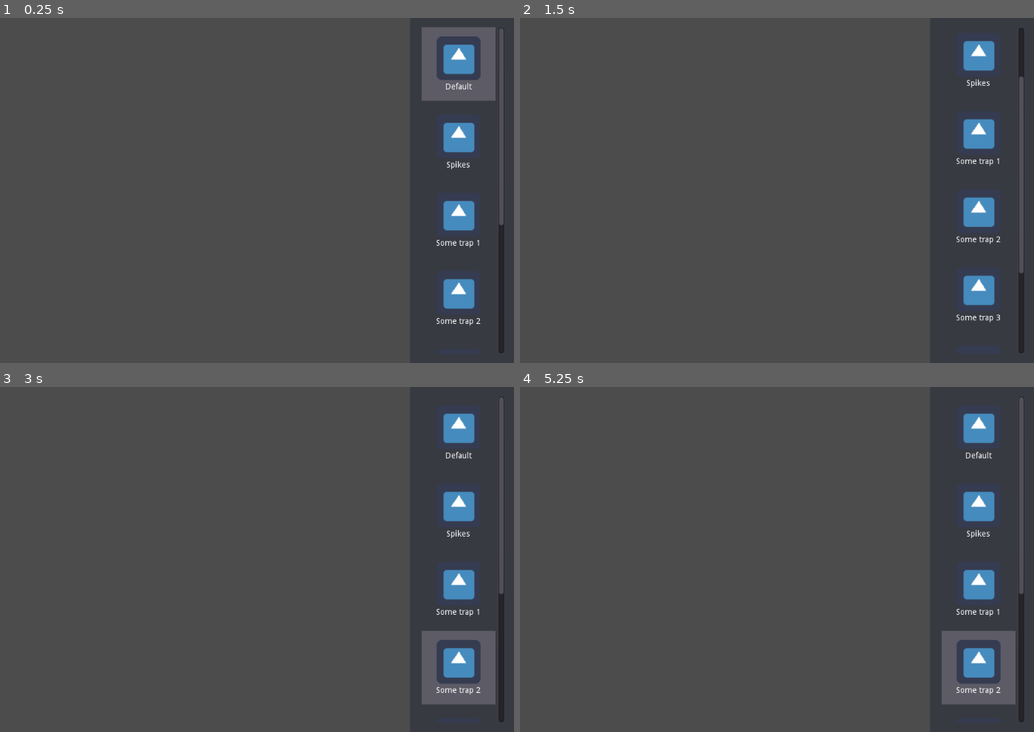
Above: before the commit, frames 1-4 (two rows, left to right).
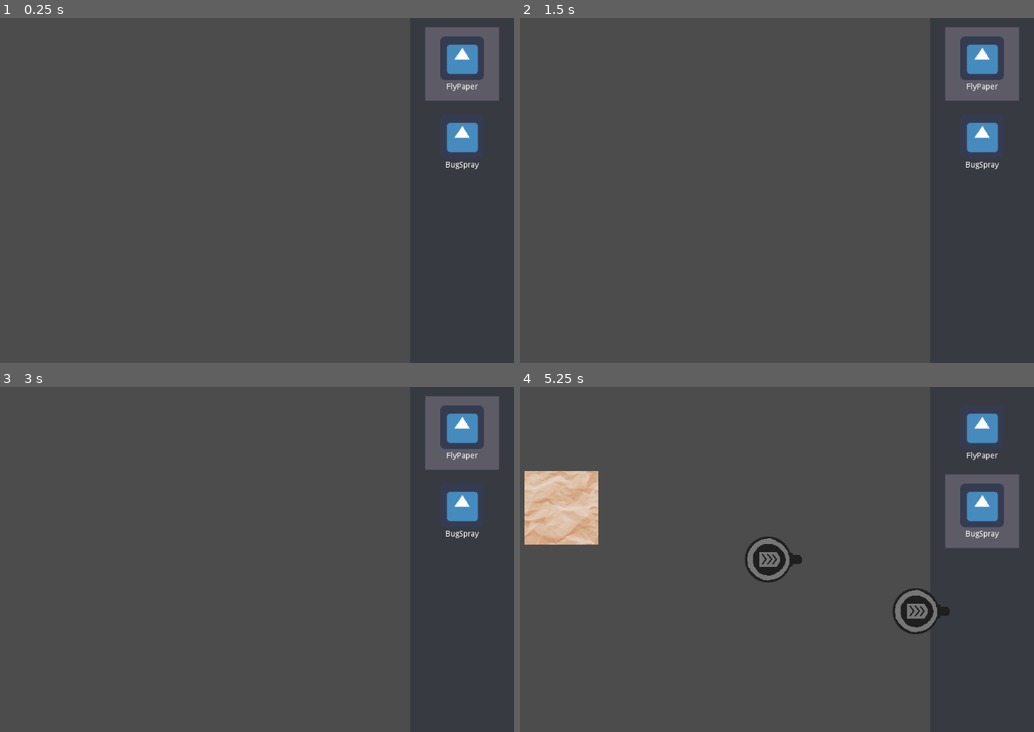
Above: after the commit, the same moments.

Repository: warriormaster12/SlimeNation
Game: Godot game, scene res://PhaseBuild/Root/Root.tscn
Same seed, same stepped clock (60 frames per second), same inputs: the game is played once before the commit and once after it. The engine's default icon, where the game draws it, is replaced by a stand-in: a white triangle on a blue panel in a dark square.
Inputs (mouse positions are in pixels of both pictures, inside the frame that each line leads up to):
- Up to frame 1 (0.25 s): no input
- Up to frame 2 (1.5 s): tap Enter at 0.5 s; move the mouse to (977, 62) at 0.52 s; press the mouse at (977, 62) at 0.53 s; tap Mouse wheel down (game_build_select_next_trap) at 0.8, 1.35 s; tap Space at 1.25 s; move the mouse to (977, 100) at 1.27 s; release the mouse at (977, 100) at 1.28 s; click (977, 100) at 1.42 s
- Up to frame 3 (3 s): tap Mouse wheel up (game_build_select_prev_trap) at 1.55, 2.1 s; tap Enter at 2 s; move the mouse to (457, 549) at 2.02 s; hold 1 (game_build_select_trap_1) 2.03-2.78 s; click (457, 549) at 2.17 s; tap Space at 2.75 s; move the mouse to (457, 666) at 2.77 s; tap 1 (game_build_select_trap_1) at 2.85 s; click (457, 666) at 2.92 s
- Up to frame 4 (5.25 s): tap 2 (game_build_select_trap_2) at 3.05 s; tap Enter at 3.5 s; move the mouse to (915, 611) at 3.52 s; hold 2 (game_build_select_trap_2) 3.53-4.28 s; click (915, 611) at 3.67 s; tap 3 (game_build_select_trap_3) at 3.8, 4.35 s; tap Space at 4.25 s; move the mouse to (561, 507) at 4.27 s; click (561, 507) at 4.42 s; tap 4 (game_build_select_trap_4) at 4.55 s; move the mouse to (766, 559) at 5.02 s; hold 4 (game_build_select_trap_4) from 5.03 s (still down); click (766, 559) at 5.17 s

The runs differ from the first frame. In frame 1, 2.9% of the frame differs, in the area x 82-98%, y 2-98%; in frame 2, 4.6%; in frame 3, 6.2%; in frame 4, 11%, in the area x 0-98%, y 2-98%.

Commit message:
feat: Trap spawning

Diff:
--- a/SlimeNation/PhaseBuild/Root/InputHandler.gd
+++ b/SlimeNation/PhaseBuild/Root/InputHandler.gd
@@ -1,47 +1,48 @@
 extends Node2D
 
 
-signal place_trap()
+signal place_trap(x, y)
 signal select_trap(index)
 signal select_next_trap()
 signal select_prev_trap()
 
 func _ready():
-    pass # Replace with function body.
+	pass # Replace with function body.
 
 func _unhandled_input(event):
-    if event.is_action_pressed("game_build_place"):
-        _log("Emit place_trap")
-        emit_signal("place_trap")
-    elif event.is_action_released("game_build_select_next_trap"):
-        # Must use released event for scroll wheel
-        _log("Emit select_next_trap")
-        emit_signal("select_next_trap")
-    elif event.is_action_released("game_build_select_prev_trap"):
-        # Must use released event for scroll wheel
-        _log("Emit select_prev_trap")
-        emit_signal("select_prev_trap")
-    elif event.is_action_pressed("game_build_select_trap_1"):
-        _log("Emit select_trap 0")
-        emit_signal("select_trap", 0)
-    elif event.is_action_pressed("game_build_select_trap_2"):
-        _log("Emit select_trap 1")
-        emit_signal("select_trap", 1)
-    elif event.is_action_pressed("game_build_select_trap_3"):
-        _log("Emit select_trap 2")
-        emit_signal("select_trap", 2)
-    elif event.is_action_pressed("game_build_select_trap_4"):
-        _log("Emit select_trap 3")
-        emit_signal("select_trap", 3)
-    elif event.is_action_pressed("game_build_select_trap_5"):
-        _log("Emit select_trap 4")
-        emit_signal("select_trap", 4)
-    elif event is InputEventKey and event.is_pressed():
-        if event.scancode == KEY_T:
-            _log("Register new trap 'New' with id '10'")
-            EntityDb.register_trap_id("New", 10)
+	if event.is_action_pressed("game_build_place"):
+		_log("Emit place_trap")
+		var pos = get_viewport().get_mouse_position();
+		emit_signal("place_trap", pos.x, pos.y)
+	elif event.is_action_released("game_build_select_next_trap"):
+		# Must use released event for scroll wheel
+		_log("Emit select_next_trap")
+		emit_signal("select_next_trap")
+	elif event.is_action_released("game_build_select_prev_trap"):
+		# Must use released event for scroll wheel
+		_log("Emit select_prev_trap")
+		emit_signal("select_prev_trap")
+	elif event.is_action_pressed("game_build_select_trap_1"):
+		_log("Emit select_trap 0")
+		emit_signal("select_trap", 0)
+	elif event.is_action_pressed("game_build_select_trap_2"):
+		_log("Emit select_trap 1")
+		emit_signal("select_trap", 1)
+	elif event.is_action_pressed("game_build_select_trap_3"):
+		_log("Emit select_trap 2")
+		emit_signal("select_trap", 2)
+	elif event.is_action_pressed("game_build_select_trap_4"):
+		_log("Emit select_trap 3")
+		emit_signal("select_trap", 3)
+	elif event.is_action_pressed("game_build_select_trap_5"):
+		_log("Emit select_trap 4")
+		emit_signal("select_trap", 4)
+	elif event is InputEventKey and event.is_pressed():
+		if event.scancode == KEY_T:
+			_log("Register new trap 'New' with id '10'")
+			EntityDb.register_trap_id("New", 10)
 
 # Utility
 
 func _log(msg: String) -> void:
-    print("[Input]: %s" % msg)
+	print("[Input]: %s" % msg)
--- a/SlimeNation/PhaseBuild/Root/Root.tscn
+++ b/SlimeNation/PhaseBuild/Root/Root.tscn
@@ -8,6 +8,7 @@
 
 [node name="Builder" type="Node2D" parent="."]
 script = ExtResource( 1 )
+container_path = NodePath("../TrapContainer")
 
 [node name="InputHandler" type="Node2D" parent="."]
 script = ExtResource( 2 )
@@ -25,6 +26,8 @@
 margin_left = -160.0
 margin_right = 20.0
 grow_horizontal = 0
+
+[node name="TrapContainer" type="Node2D" parent="."]
 [connection signal="place_trap" from="InputHandler" to="Builder" method="_on_InputHandler_place_trap"]
 [connection signal="select_next_trap" from="InputHandler" to="Builder" method="_on_InputHandler_select_next_trap"]
 [connection signal="select_prev_trap" from="InputHandler" to="Builder" method="_on_InputHandler_select_prev_trap"]
--- a/SlimeNation/PhaseBuild/Root/builder.gd
+++ b/SlimeNation/PhaseBuild/Root/builder.gd
@@ -1,4 +1,7 @@
 extends Node2D
+
+export (NodePath) var container_path
+onready var container = get_node(container_path)
 
 # Index of the selected trap
 var __index: int = -1 setget _set_index, _get_index
@@ -36,7 +39,7 @@
 
 # InputHandler signals
 
-func _on_InputHandler_place_trap():
+func _on_InputHandler_place_trap(x: int, y: int):
     if self.__index == -1:
         return
     name = self.__traps[self.__index]
@@ -44,7 +47,14 @@
         _log("Invalid trap name '%s'" % name)
         return
     var id = EntityDb.get_trap_id(name)
-    _log("Build '%s (id: %s)'" % [name, id])
+    var nodeScene = EntityDb.get_entity_node(name)
+    if nodeScene == null:
+        _log("No resource loaded for '%s'" % name)
+        return
+    _log("Build '%s (id: %s)' at (%d, %d)" % [name, id, x, y])
+    var node = nodeScene.instance()
+    node.position = Vector2(x, y)
+    container.add_child(node)
 
 func _on_InputHandler_select_trap(index: int):
     select_trap(index)
--- /dev/null
+++ b/SlimeNation/Scenes/BugSpray/BugSpray.tscn
@@ -0,0 +1,9 @@
+[gd_scene load_steps=2 format=2]
+
+[ext_resource path="res://Scenes/BugSpray/BugSpray.png" type="Texture" id=1]
+
+[node name="BugSpray" type="Node2D"]
+z_index = 1
+
+[node name="Texture" type="Sprite" parent="."]
+texture = ExtResource( 1 )
--- /dev/null
+++ b/SlimeNation/Scenes/FlyPaper/FlyPaper.tscn
@@ -0,0 +1,8 @@
+[gd_scene load_steps=2 format=2]
+
+[ext_resource path="res://Scenes/FlyPaper/FlyPaper.png" type="Texture" id=1]
+
+[node name="FlyPaper" type="Node2D"]
+
+[node name="Texture" type="Sprite" parent="."]
+texture = ExtResource( 1 )
--- a/SlimeNation/Scripts/Entity/EntityDB.gd
+++ b/SlimeNation/Scripts/Entity/EntityDB.gd
@@ -5,47 +5,56 @@
 
 # [String]: int, [name]: id
 var __trap_id: Dictionary = {}
+# [id]: PackedScene
+onready var __nodes: Dictionary = {
+    # Hard-coded scenes
+    0: preload("res://Scenes/FlyPaper/FlyPaper.tscn"),
+    1: preload("res://Scenes/BugSpray/BugSpray.tscn")
+}
 
 
 func _init():
-	# Load entities
-	_load_traps()
+    # Load entities
+    _load_traps()
 
 func _load_traps() -> void:
-	# Not using register_trap_id() to avoid sending signals
-	__trap_id["Default"] = 0
-	__trap_id["Spikes"] = 1
-	__trap_id["Some trap 1"] = 2
-	__trap_id["Some trap 2"] = 3
-	__trap_id["Some trap 3"] = 4
-	__trap_id["Some trap 4"] = 5
-	__trap_id["Some trap 5"] = 6
+    # Not using register_trap_id() to avoid sending signals
+    __trap_id["FlyPaper"] = 0
+    __trap_id["BugSpray"] = 1
 
 # Registers a trap id.
 # @param name The name of the trap
 # @param id The id of the trap
 func register_trap_id(name: String, id: int) -> void:
-	assert(__trap_id.values().find(id) == -1, "Trap with id '%d' already exists" % id)
-	__trap_id[name] = id
-	emit_signal("register_trap", name)
+    assert(__trap_id.values().find(id) == -1, "Trap with id '%d' already exists" % id)
+    __trap_id[name] = id
+    emit_signal("register_trap", name)
 
 # Unregisters a trap id.
 # @param name The name of the trap
 func unregister_trap_id(name: String) -> void:
-	if __trap_id.erase(name):
-		emit_signal("unregister_trap", name)
+    if __trap_id.erase(name):
+        emit_signal("unregister_trap", name)
 
 # Gets the id of a trap by name.
 # @param name The name of the trap
 # @return -1 if the the trap does not exist
 func get_trap_id(name: String) -> int:
-	return __trap_id.get(name, -1)
+    return __trap_id.get(name, -1)
 
 # Checks if a trap with the name exists.
 func has_trap_id(name: String) -> bool:
-	return __trap_id.has(name)
+    return __trap_id.has(name)
 
 # Returns all registered trap ids.
 # @return An Array of Strings
 func get_all_trap_ids() -> Array:
-	return __trap_id.keys()
+    return __trap_id.keys()
+
+# Returns a PackedScene that can be instantiated.
+# @return null if no scene has been loaded for that name
+func get_entity_node(name: String) -> PackedScene:
+    var id = get_trap_id(name)
+    if not __nodes.has(id):
+        return null
+    return __nodes[id]
Binary file added: SlimeNation/Scenes/BugSpray/BugSpray.png
Not shown, added: SlimeNation/Scenes/BugSpray/BugSpray.png.import
Binary file added: SlimeNation/Scenes/FlyPaper/FlyPaper.png
Not shown, added: SlimeNation/Scenes/FlyPaper/FlyPaper.png.import
